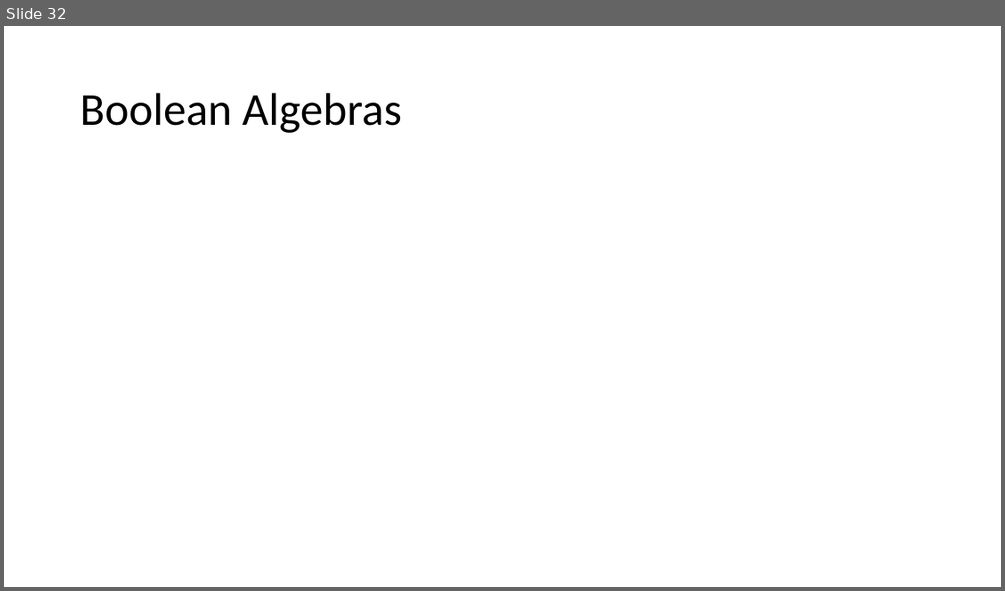
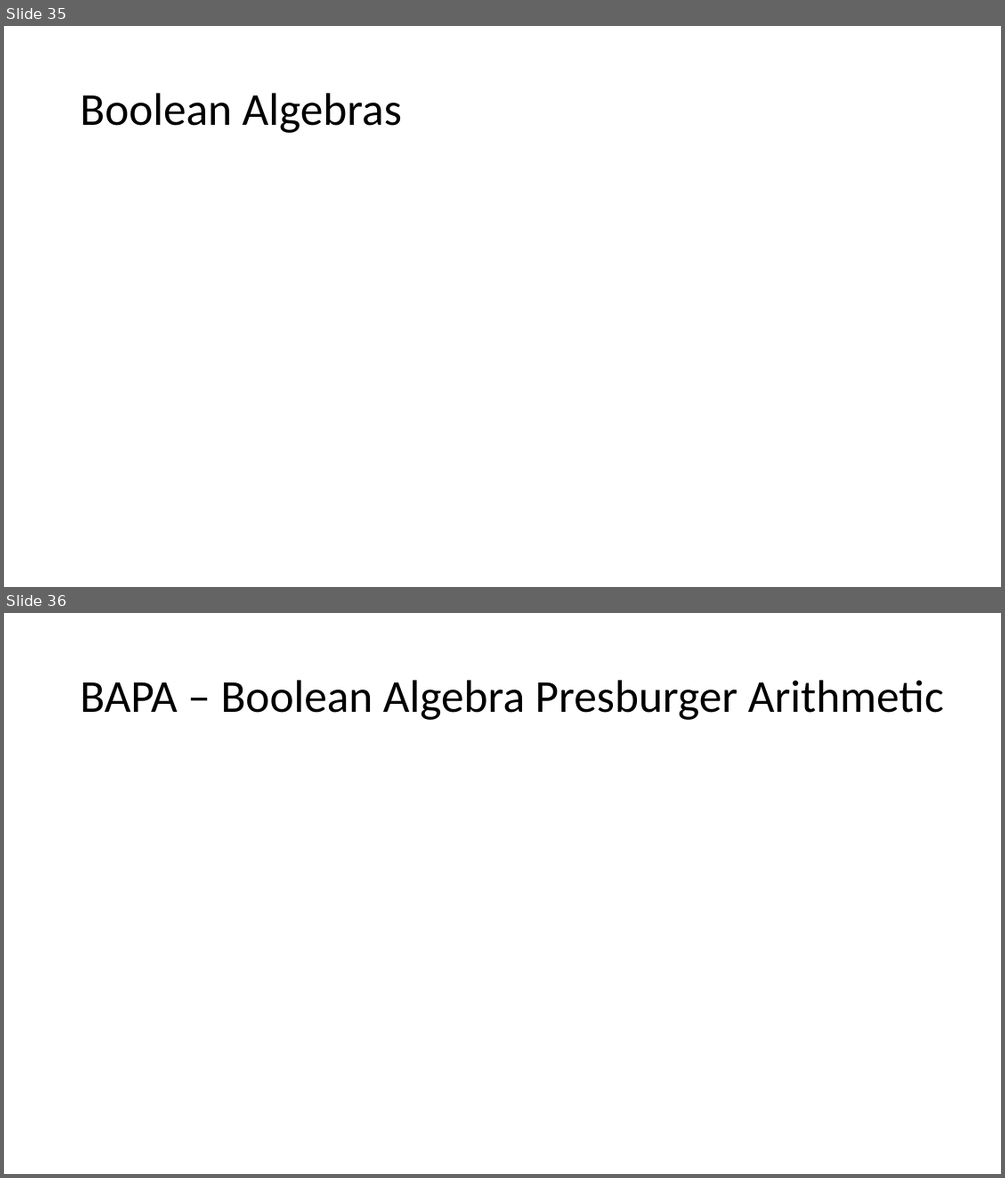
Before and after one commit to Z3Prover/doc, a slide deck: vienna-lectures/lecture3-theories.pptx. Shown one above the other, each under a label of ours: slide 32 before the commit, slides 35 and 36 after it. The pictures are 1005x591 and 1005x1178 pixels, drawn with LibreOffice and Linux fonts; fonts in the diff are those of the drawing; grey boxes stand for pictures. Boxes give left, top, right and bottom in pixels: in the first picture for what was removed or moved away, otherwise in the second. Text is boxed around its words. In the diff, an @@ line names an element or a change of style, - is before the commit and + after.

```diff
--- a/vienna-lectures/lecture3-theories.pptx
+++ b/vienna-lectures/lecture3-theories.pptx
@@ slide 36 added at <box>4,613,1001,1174</box>, background #FFFFFF @@
@@ title added at <box>80,680,944,720</box>, 44 pt, text #000000 @@
+BAPA – Boolean Algebra Presburger Arithmetic
@@ what was slide 32 is now slide 35 @@
```
Also in this commit, not shown: 5 other slides added, 1 slide removed, 12 other files.
